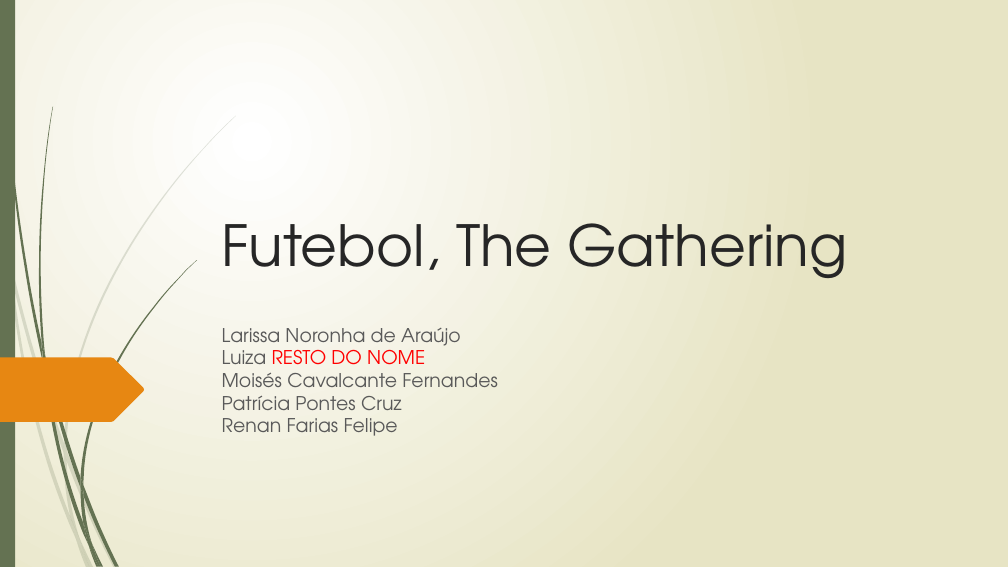
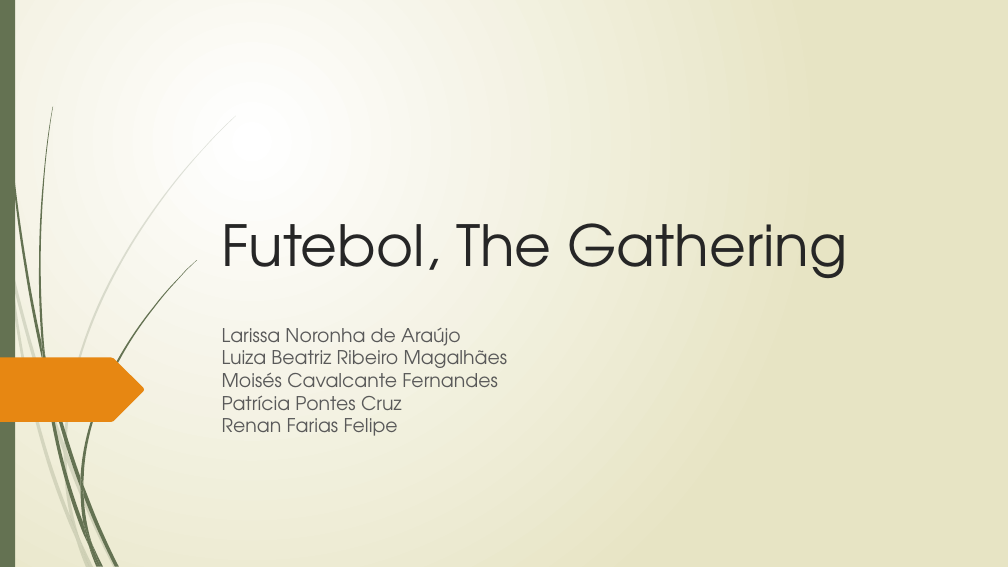
Before and after one commit to RenanFarias/Futebol-The-Gathering, a slide deck: slide 1 of Apresentacao.pptx. Drawn at 1008x567 pixels with LibreOffice and Linux fonts; fonts in the diff are those of the drawing. Boxes give left, top, right and bottom in pixels: in the first picture for what was removed or moved away, otherwise in the second. Text is boxed around its words. In the diff, an @@ line names an element or a change of style, - is before the commit and + after.

```diff
--- a/Apresentacao.pptx
+++ b/Apresentacao.pptx
@@ subtitle at (222, 328, 508, 436): text changed @@
-Larissa Noronha de Araújo
-Luiza RESTO DO NOME
-Moisés Cavalcante Fernandes
-Patrícia Pontes Cruz
-Renan Farias Felipe
+Larissa Noronha de Araújo
+Luiza Beatriz Ribeiro Magalhães
+Moisés Cavalcante Fernandes
+Patrícia Pontes Cruz
+Renan Farias Felipe
```
Also in this commit, not shown: 1 other slide changed.
